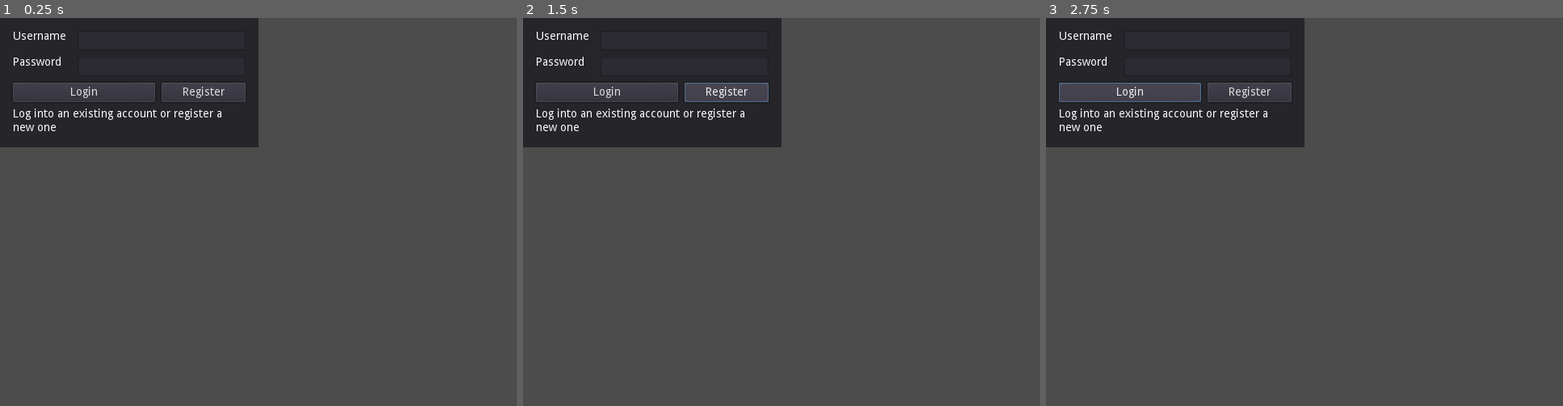
Above: before the commit, frames 1-3 (left to right).
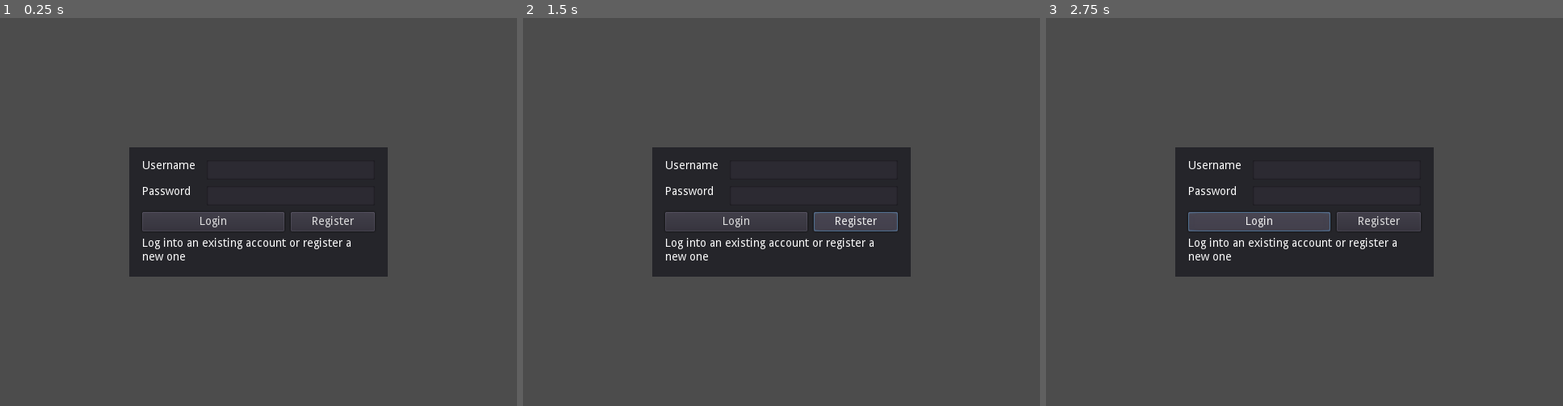
Above: after the commit, the same moments.

Repository: Pixelgamix/MuplonenClient
Game: Godot game, scene res://Screens/LoginScreen.tscn
The game is run twice, just before and just after one commit, with the same random seed, the same clock (stepped at 60 frames per second) and the same inputs. Before the commit the project starts from res://Main.tscn.
Inputs:
- Up to frame 1 (0.25 s): no input
- Up to frame 2 (1.5 s): click "Login" at 0.5 s; click "Register" at 1.25 s
- Up to frame 3 (2.75 s): click "Login" at 2 s

The runs differ from the first frame. In frame 1, 29% of the frame differs, in the area x 0-75%, y 0-67%; in frame 2, 29%; in frame 3, 29%.
Error before the commit: Invalid call. Nonexistent function 'queue_free' in base 'Nil'. (res://Main.gd:34)

Commit message:
Refactoring into screens for containing the dialogs;Added character creation;Added character selection

Diff:
--- a/Main.gd
+++ /dev/null
@@ -1,46 +0,0 @@
-extends Node
-
-onready var _user_interface = $UserInterface
-onready var _muplonen_network:MuplonenNetwork = get_node("/root/MuplonenNetwork")
-
-var _login_dialog_template = preload("res://UI/Dialogs/LoginDialog.tscn")
-var _login_dialog:LoginDialog
-
-var _game_ui_template = preload("res://UI/GameUi.tscn")
-var _game_ui
-
-#
-# Engine
-#
-func _ready():
-	_muplonen_network.connect("connection_closed", self, "_on_connection_closed")
-	_show_login_dialog()
-
-#
-# Private methods
-#
-func _show_login_dialog() -> void:
-	_login_dialog = _login_dialog_template.instance()
-	_login_dialog.connect("logged_in", self, "_on_logged_in")
-	_user_interface.add_child(_login_dialog)
-
-func _close_login_dialog() -> void:
-	_login_dialog.disconnect("logged_in", self, "_on_logged_in")
-	_user_interface.remove_child(_login_dialog)
-	_login_dialog.queue_free()
-
-func _go_to_login_screen() -> void:
-	_user_interface.remove_child(_game_ui)
-	_game_ui.queue_free()
-	_show_login_dialog()
-
-#
-# Callbacks
-#
-func _on_logged_in() -> void:
-	_close_login_dialog()
-	_game_ui = _game_ui_template.instance()
-	_user_interface.add_child(_game_ui)
-
-func _on_connection_closed() -> void:
-	_go_to_login_screen()
--- a/Main.tscn
+++ /dev/null
@@ -1,15 +0,0 @@
-[gd_scene load_steps=2 format=2]
-
-[ext_resource path="res://Main.gd" type="Script" id=1]
-
-[node name="Main" type="Node"]
-script = ExtResource( 1 )
-
-[node name="UserInterface" type="Container" parent="."]
-margin_right = 640.0
-margin_bottom = 480.0
-size_flags_horizontal = 3
-size_flags_vertical = 3
-__meta__ = {
-"_edit_use_anchors_": false
-}
--- a/Network/MuplonenNetwork.gd
+++ b/Network/MuplonenNetwork.gd
@@ -95,3 +95,20 @@
 	_write_buffer.put_u16(3)
 	_write_buffer.put_string(message)
 	_client.get_peer(1).put_packet(_write_buffer.data_array)
+
+func send_character_list_request() -> void:
+	_write_buffer.clear()
+	_write_buffer.put_u16(4)
+	_client.get_peer(1).put_packet(_write_buffer.data_array)
+
+func send_character_creation_request(charactername:String) -> void:
+	_write_buffer.clear()
+	_write_buffer.put_u16(5)
+	_write_buffer.put_string(charactername)
+	_client.get_peer(1).put_packet(_write_buffer.data_array)
+
+func send_character_selection_request(charactername:String) -> void:
+	_write_buffer.clear()
+	_write_buffer.put_u16(6)
+	_write_buffer.put_string(charactername)
+	_client.get_peer(1).put_packet(_write_buffer.data_array)
--- /dev/null
+++ b/Screens/CharacterCreationScreen.gd
@@ -0,0 +1,41 @@
+extends Node
+
+onready var _muplonen_network:MuplonenNetwork = get_node("/root/MuplonenNetwork")
+onready var _creation_dialog = $CenterContainer/CharacterCreationDialog
+
+#
+# Engine
+#
+func _ready() -> void:
+	_muplonen_network.connect("connection_closed", self, "_on_connection_closed")
+	_creation_dialog.connect("character_created", self, "_on_character_created")
+	_creation_dialog.connect("creation_aborted", self, "_on_creation_aborted")
+
+func _exit_tree() -> void:
+	_muplonen_network.disconnect("connection_closed", self, "_on_connection_closed")
+
+#
+# Callbacks
+#
+func _on_connection_closed() -> void:
+	var login_screen = load("res://Screens/LoginScreen.tscn").instance()
+	var parent = get_parent()
+	parent.remove_child(self)
+	parent.add_child(login_screen)
+	queue_free()
+
+func _on_character_created() -> void:
+	_go_to_character_selection()
+
+func _on_creation_aborted() -> void:
+	_go_to_character_selection()
+
+#
+# Private methods
+#
+func _go_to_character_selection() -> void:
+	var selection_screen = load("res://Screens/CharacterSelectionScreen.tscn").instance()
+	var parent = get_parent()
+	parent.remove_child(self);
+	parent.add_child(selection_screen)
+	queue_free()
--- /dev/null
+++ b/Screens/CharacterCreationScreen.tscn
@@ -0,0 +1,30 @@
+[gd_scene load_steps=3 format=2]
+
+[ext_resource path="res://Screens/CharacterCreationScreen.gd" type="Script" id=1]
+[ext_resource path="res://UI/Dialogs/CharacterCreationDialog.tscn" type="PackedScene" id=2]
+
+[node name="CharacterCreationScreen" type="Node"]
+script = ExtResource( 1 )
+
+[node name="CenterContainer" type="CenterContainer" parent="."]
+anchor_left = 0.5
+anchor_top = 0.5
+anchor_right = 0.5
+anchor_bottom = 0.5
+margin_left = -320.0
+margin_top = -240.0
+margin_right = 320.0
+margin_bottom = 240.0
+__meta__ = {
+"_edit_use_anchors_": false
+}
+
+[node name="CharacterCreationDialog" parent="CenterContainer" instance=ExtResource( 2 )]
+anchor_left = 0.0
+anchor_top = 0.0
+anchor_right = 0.0
+anchor_bottom = 0.0
+margin_left = 320.0
+margin_top = 240.0
+margin_right = 320.0
+margin_bottom = 240.0
--- /dev/null
+++ b/Screens/CharacterSelectionScreen.gd
@@ -0,0 +1,42 @@
+extends Node
+
+onready var _muplonen_network:MuplonenNetwork = get_node("/root/MuplonenNetwork")
+onready var _selection_dialog = $CenterContainer/CharacterSelectionDialog
+
+#
+# Engine
+#
+func _ready() -> void:
+	_muplonen_network.connect("connection_closed", self, "_on_connection_closed")
+	_selection_dialog.connect("character_creation", self, "_on_character_creation")
+	_selection_dialog.connect("character_selected", self, "_on_character_selected")
+
+func _exit_tree() -> void:
+	_muplonen_network.disconnect("connection_closed", self, "_on_connection_closed")
+	_selection_dialog.disconnect("character_creation", self, "_on_character_creation")
+	_selection_dialog.disconnect("character_selected", self, "_on_character_selected")
+
+#
+# Callbacks
+#
+func _on_connection_closed() -> void:
+	var login_screen = load("res://Screens/LoginScreen.tscn").instance()
+	var parent = get_parent()
+	parent.remove_child(self)
+	parent.add_child(login_screen)
+	queue_free()
+
+func _on_character_selected(charactername:String) -> void:
+	# TODO
+	var game_ui = load("res://UI/GameUi.tscn").instance()
+	var parent = get_parent()
+	parent.remove_child(self)
+	parent.add_child(game_ui)
+	queue_free()
+
+func _on_character_creation() -> void:
+	var creation_scene = load("res://Screens/CharacterCreationScreen.tscn").instance()
+	var parent = get_parent()
+	parent.remove_child(self)
+	parent.add_child(creation_scene)
+	queue_free()
--- /dev/null
+++ b/Screens/CharacterSelectionScreen.tscn
@@ -0,0 +1,30 @@
+[gd_scene load_steps=3 format=2]
+
+[ext_resource path="res://Screens/CharacterSelectionScreen.gd" type="Script" id=1]
+[ext_resource path="res://UI/Dialogs/CharacterSelectionDialog.tscn" type="PackedScene" id=2]
+
+[node name="CharacterSelectionScreen" type="Node"]
+script = ExtResource( 1 )
+
+[node name="CenterContainer" type="CenterContainer" parent="."]
+anchor_left = 0.5
+anchor_top = 0.5
+anchor_right = 0.5
+anchor_bottom = 0.5
+margin_left = -320.0
+margin_top = -240.0
+margin_right = 320.0
+margin_bottom = 240.0
+__meta__ = {
+"_edit_use_anchors_": false
+}
+
+[node name="CharacterSelectionDialog" parent="CenterContainer" instance=ExtResource( 2 )]
+anchor_left = 0.0
+anchor_top = 0.0
+anchor_right = 0.0
+anchor_bottom = 0.0
+margin_left = 160.0
+margin_top = 120.0
+margin_right = 480.0
+margin_bottom = 360.0
--- /dev/null
+++ b/Screens/LoginScreen.gd
@@ -0,0 +1,16 @@
+extends Node
+
+onready var _login_dialog = $CenterContainer/LoginDialog
+
+func _ready() -> void:
+	_login_dialog.connect("logged_in", self, "_on_logged_in")
+
+func _exit_tree() -> void:
+	_login_dialog.disconnect("logged_in", self, "_on_logged_in")
+
+func _on_logged_in() -> void:
+	var character_selection_screen = load("res://Screens/CharacterSelectionScreen.tscn").instance()
+	var parent = get_parent()
+	parent.remove_child(self)
+	parent.add_child(character_selection_screen)
+	queue_free()
--- /dev/null
+++ b/Screens/LoginScreen.tscn
@@ -0,0 +1,26 @@
+[gd_scene load_steps=3 format=2]
+
+[ext_resource path="res://UI/Dialogs/LoginDialog.tscn" type="PackedScene" id=1]
+[ext_resource path="res://Screens/LoginScreen.gd" type="Script" id=2]
+
+[node name="LoginScreen" type="Node"]
+script = ExtResource( 2 )
+
+[node name="CenterContainer" type="CenterContainer" parent="."]
+margin_right = 640.0
+margin_bottom = 480.0
+size_flags_horizontal = 3
+size_flags_vertical = 3
+__meta__ = {
+"_edit_use_anchors_": false
+}
+
+[node name="LoginDialog" parent="CenterContainer" instance=ExtResource( 1 )]
+anchor_left = 0.0
+anchor_top = 0.0
+anchor_right = 0.0
+anchor_bottom = 0.0
+margin_left = 320.0
+margin_top = 240.0
+margin_right = 320.0
+margin_bottom = 240.0
--- /dev/null
+++ b/UI/Dialogs/CharacterCreationDialog.gd
@@ -0,0 +1,39 @@
+extends Control
+
+onready var _muplonen_network:MuplonenNetwork = get_node("/root/MuplonenNetwork")
+onready var _charactername:LineEdit = $Panel/LineEditCharactername
+onready var _status:Label = $Panel/LabelStatus
+
+
+#
+# Engine
+#
+func _ready() -> void:
+	_muplonen_network.register_message_callback(5, funcref(self, "_on_character_created_received"))
+
+func _exit_tree():
+	_muplonen_network.unregister_message_callback(5)
+
+#
+# Signals
+#
+signal creation_aborted
+signal character_created
+
+#
+# Callbacks
+#
+func _on_ButtonBack_pressed() -> void:
+	emit_signal("creation_aborted")
+
+func _on_ButtonCreate_pressed() -> void:
+	_muplonen_network.send_character_creation_request(_charactername.text)
+
+func _on_character_created_received(buffer: StreamPeerBuffer) -> void:
+	var is_success = buffer.get_u8()
+	if is_success == 0:
+		var message = buffer.get_string()
+		_status.add_color_override("font_color",Color.red)
+		_status.text = message
+	else:
+		emit_signal("character_created")
--- /dev/null
+++ b/UI/Dialogs/CharacterCreationDialog.tscn
@@ -0,0 +1,72 @@
+[gd_scene load_steps=2 format=2]
+
+[ext_resource path="res://UI/Dialogs/CharacterCreationDialog.gd" type="Script" id=1]
+
+[node name="CharacterCreationDialog" type="Control"]
+anchor_left = 0.5
+anchor_top = 0.5
+anchor_right = 0.5
+anchor_bottom = 0.5
+margin_left = -160.0
+margin_top = -72.0
+margin_right = 160.0
+margin_bottom = 72.0
+script = ExtResource( 1 )
+__meta__ = {
+"_edit_use_anchors_": false
+}
+
+[node name="Panel" type="Panel" parent="."]
+anchor_left = 0.5
+anchor_top = 0.5
+anchor_right = 0.5
+anchor_bottom = 0.5
+margin_left = -160.0
+margin_top = -72.0
+margin_right = 160.0
+margin_bottom = 72.0
+__meta__ = {
+"_edit_use_anchors_": false
+}
+
+[node name="LabelCharactername" type="Label" parent="Panel"]
+margin_left = 16.0
+margin_top = 16.0
+margin_right = 116.0
+margin_bottom = 40.0
+text = "Character name"
+
+[node name="LineEditCharactername" type="LineEdit" parent="Panel"]
+margin_left = 120.0
+margin_top = 16.0
+margin_right = 304.0
+margin_bottom = 40.0
+
+[node name="ButtonCreate" type="Button" parent="Panel"]
+margin_left = 16.0
+margin_top = 48.0
+margin_right = 224.0
+margin_bottom = 72.0
+text = "Create character"
+__meta__ = {
+"_edit_use_anchors_": false
+}
+
+[node name="ButtonBack" type="Button" parent="Panel"]
+margin_left = 232.0
+margin_top = 48.0
+margin_right = 304.0
+margin_bottom = 72.0
+text = "Back"
+
+[node name="LabelStatus" type="Label" parent="Panel"]
+margin_left = 16.0
+margin_top = 80.0
+margin_right = 304.0
+margin_bottom = 128.0
+text = "Enter a name for your new character."
+__meta__ = {
+"_edit_use_anchors_": false
+}
+[connection signal="pressed" from="Panel/ButtonCreate" to="." method="_on_ButtonCreate_pressed"]
+[connection signal="pressed" from="Panel/ButtonBack" to="." method="_on_ButtonBack_pressed"]
--- /dev/null
+++ b/UI/Dialogs/CharacterSelectionDialog.gd
@@ -0,0 +1,62 @@
+extends VBoxContainer
+
+onready var _muplonen_network:MuplonenNetwork = get_node("/root/MuplonenNetwork")
+onready var _label_character_name:Label = $LabelCharacterName
+onready var _selection_button:Button = $ButtonSelect
+
+var _characters:Array = Array()
+var _current_index = 0
+
+#
+# Signals
+#
+signal character_selected
+signal character_creation
+
+#
+# Engine
+#
+func _ready() -> void:
+	_muplonen_network.register_message_callback(4, funcref(self, "_character_list_reply_received"))
+	_muplonen_network.register_message_callback(6, funcref(self, "_character_selection_reply_received"))
+	_muplonen_network.send_character_list_request()
+
+func _exit_tree() -> void:
+	_muplonen_network.unregister_message_callback(4)
+	_muplonen_network.unregister_message_callback(6)
+
+#
+# Callbacks
+#
+func _character_list_reply_received(buffer: StreamPeerBuffer) -> void:
+	var character_count = buffer.get_u8()
+	for x in range(character_count):
+		var character_name = buffer.get_string()
+		var character_created_at = buffer.get_string()
+		_characters.append(character_name)
+	if character_count > 0:
+		_selection_button.disabled = false
+		_show_current_index_character()
+
+func _character_selection_reply_received(buffer: StreamPeerBuffer) -> void:
+	emit_signal("character_selected", _characters[_current_index])
+
+func _show_current_index_character() -> void:
+	if _current_index < _characters.size():
+		_label_character_name.text = _characters[_current_index]
+
+func _on_ButtonPrevious_pressed():
+	if _current_index > 0:
+		_current_index -= 1
+	_show_current_index_character()
+
+func _on_ButtonNext_pressed():
+	if _current_index < _characters.size() - 1:
+		_current_index += 1
+	_show_current_index_character()
+
+func _on_ButtonCreate_pressed():
+	emit_signal("character_creation")
+
+func _on_ButtonSelect_pressed():
+	_muplonen_network.send_character_selection_request(_characters[_current_index])
--- /dev/null
+++ b/UI/Dialogs/CharacterSelectionDialog.tscn
@@ -0,0 +1,66 @@
+[gd_scene load_steps=2 format=2]
+
+[ext_resource path="res://UI/Dialogs/CharacterSelectionDialog.gd" type="Script" id=1]
+
+[node name="CharacterSelectionDialog" type="VBoxContainer"]
+anchor_left = 0.5
+anchor_top = 0.5
+anchor_right = 0.5
+anchor_bottom = 0.5
+margin_left = -160.0
+margin_top = -120.0
+margin_right = 160.0
+margin_bottom = 120.0
+rect_min_size = Vector2( 320, 240 )
+script = ExtResource( 1 )
+__meta__ = {
+"_edit_use_anchors_": false
+}
+
+[node name="HBoxContainer" type="HBoxContainer" parent="."]
+margin_right = 320.0
+margin_bottom = 20.0
+
+[node name="ButtonPrevious" type="Button" parent="HBoxContainer"]
+margin_right = 158.0
+margin_bottom = 20.0
+size_flags_horizontal = 3
+size_flags_vertical = 0
+text = "Previous"
+
+[node name="ButtonNext" type="Button" parent="HBoxContainer"]
+margin_left = 162.0
+margin_right = 320.0
+margin_bottom = 20.0
+size_flags_horizontal = 3
+size_flags_vertical = 0
+text = "Next"
+
+[node name="LabelCharacterName" type="Label" parent="."]
+margin_top = 24.0
+margin_right = 320.0
+margin_bottom = 192.0
+size_flags_horizontal = 3
+size_flags_vertical = 7
+align = 1
+valign = 1
+__meta__ = {
+"_edit_use_anchors_": false
+}
+
+[node name="ButtonSelect" type="Button" parent="."]
+margin_top = 196.0
+margin_right = 320.0
+margin_bottom = 216.0
+disabled = true
+text = "Select character"
+
+[node name="ButtonCreate" type="Button" parent="."]
+margin_top = 220.0
+margin_right = 320.0
+margin_bottom = 240.0
+text = "Create new character"
+[connection signal="pressed" from="HBoxContainer/ButtonPrevious" to="." method="_on_ButtonPrevious_pressed"]
+[connection signal="pressed" from="HBoxContainer/ButtonNext" to="." method="_on_ButtonNext_pressed"]
+[connection signal="pressed" from="ButtonSelect" to="." method="_on_ButtonSelect_pressed"]
+[connection signal="pressed" from="ButtonCreate" to="." method="_on_ButtonCreate_pressed"]
--- a/UI/Dialogs/LoginDialog.gd
+++ b/UI/Dialogs/LoginDialog.gd
@@ -1,5 +1,4 @@
 extends Control
-class_name LoginDialog
 
 #
 # Private members
@@ -30,7 +29,7 @@
 		_function_to_execute_after_connect = ""
 
 #
-# Private methods
+# Callbacks
 #
 func _registration_reply_received(buffer: StreamPeerBuffer) -> void:
 	var success = buffer.get_u8()
@@ -64,6 +63,9 @@
 	_muplonen_network.connect_to_server()
 	_function_to_execute_after_connect = "do_register"
 
+#
+# Private methods
+#
 func do_login() -> void:
 	_muplonen_network.send_account_login_message($Panel/LineEditUsername.text,$Panel/LineEditPassword.text)
 
--- a/UI/Dialogs/LoginDialog.tscn
+++ b/UI/Dialogs/LoginDialog.tscn
@@ -3,18 +3,28 @@
 [ext_resource path="res://UI/Dialogs/LoginDialog.gd" type="Script" id=1]
 
 [node name="LoginDialog" type="Control"]
-anchor_right = 1.0
-anchor_bottom = 1.0
-margin_right = -320.0
-margin_bottom = -320.0
+anchor_left = 0.5
+anchor_top = 0.5
+anchor_right = 0.5
+anchor_bottom = 0.5
+margin_left = -160.0
+margin_top = -80.0
+margin_right = 160.0
+margin_bottom = 80.0
 script = ExtResource( 1 )
 __meta__ = {
 "_edit_use_anchors_": false
 }
 
 [node name="Panel" type="Panel" parent="."]
-margin_right = 320.0
-margin_bottom = 160.0
+anchor_left = 0.5
+anchor_top = 0.5
+anchor_right = 0.5
+anchor_bottom = 0.5
+margin_left = -160.0
+margin_top = -80.0
+margin_right = 160.0
+margin_bottom = 80.0
 __meta__ = {
 "_edit_use_anchors_": false
 }
@@ -32,6 +42,9 @@
 margin_right = 82.0
 margin_bottom = 72.0
 text = "Password"
+__meta__ = {
+"_edit_use_anchors_": false
+}
 
 [node name="LineEditUsername" type="LineEdit" parent="Panel"]
 margin_left = 96.0
--- a/UI/Elements/Chat/Chatinput.gd
+++ b/UI/Elements/Chat/Chatinput.gd
@@ -10,6 +10,7 @@
 
 func _on_ButtonSend_pressed() -> void:
 	_emit_chat_signal(_line_edit.text)
+	_line_edit.text = ""
 
 func _on_LineEdit_text_entered(new_text):
 	_emit_chat_signal(_line_edit.text)
--- a/UI/GameUi.tscn
+++ b/UI/GameUi.tscn
@@ -8,7 +8,9 @@
 margin_left = 2.0
 margin_top = 2.0
 margin_right = -2.0
-margin_bottom = -2.0
+margin_bottom = -1.99997
+size_flags_horizontal = 3
+size_flags_vertical = 3
 __meta__ = {
 "_edit_use_anchors_": false
 }
--- a/project.godot
+++ b/project.godot
@@ -23,23 +23,17 @@
 "class": "Chatviewer",
 "language": "GDScript",
 "path": "res://UI/Elements/Chat/Chatviewer.gd"
-}, {
-"base": "Control",
-"class": "LoginDialog",
-"language": "GDScript",
-"path": "res://UI/Dialogs/LoginDialog.gd"
 } ]
 _global_script_class_icons={
 "Chatbox": "",
 "Chatinput": "",
-"Chatviewer": "",
-"LoginDialog": ""
+"Chatviewer": ""
 }
 
 [application]
 
 config/name="Muplonen Client"
-run/main_scene="res://Main.tscn"
+run/main_scene="res://Screens/LoginScreen.tscn"
 config/icon="res://icon.png"
 
 [autoload]
